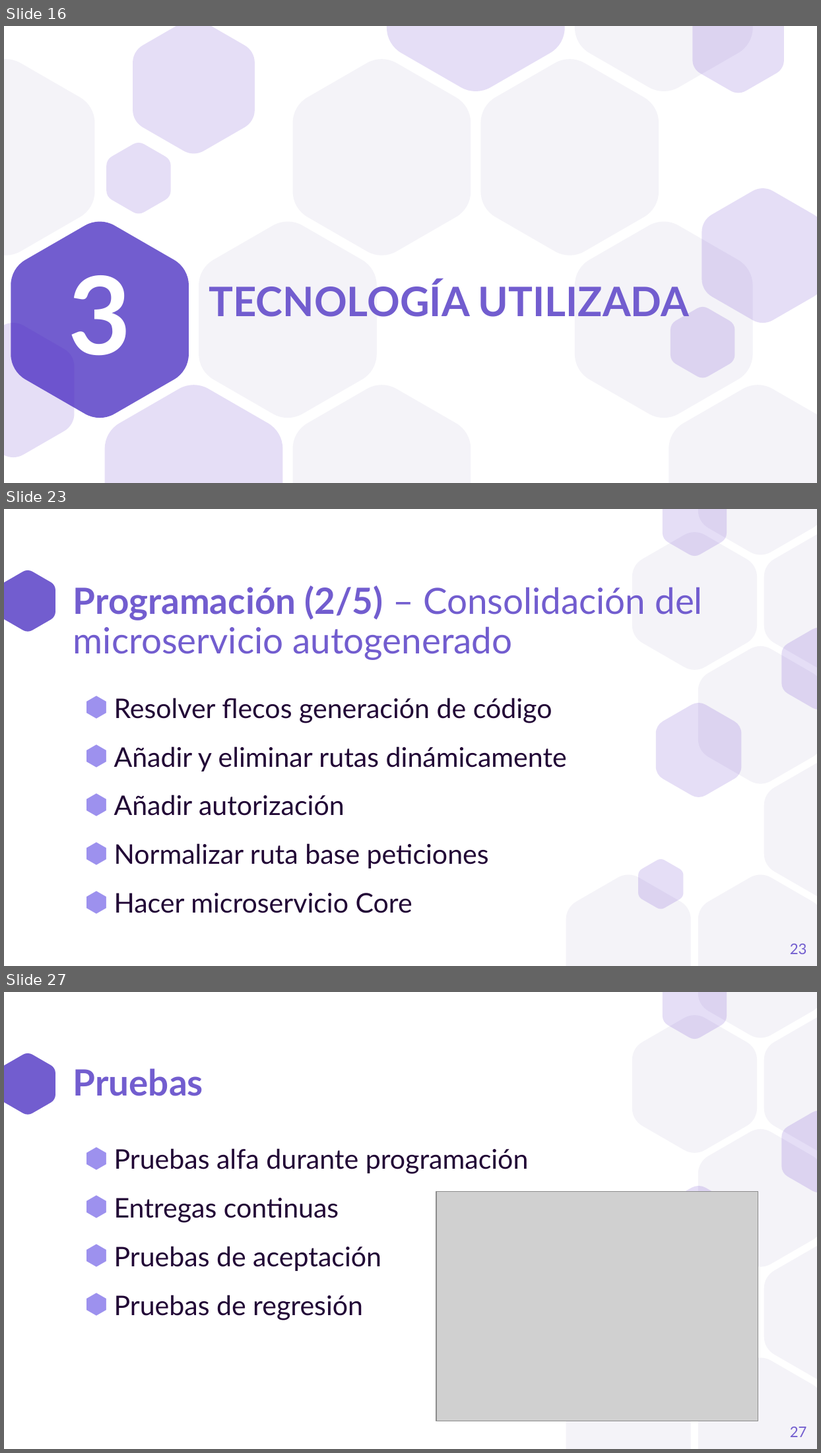
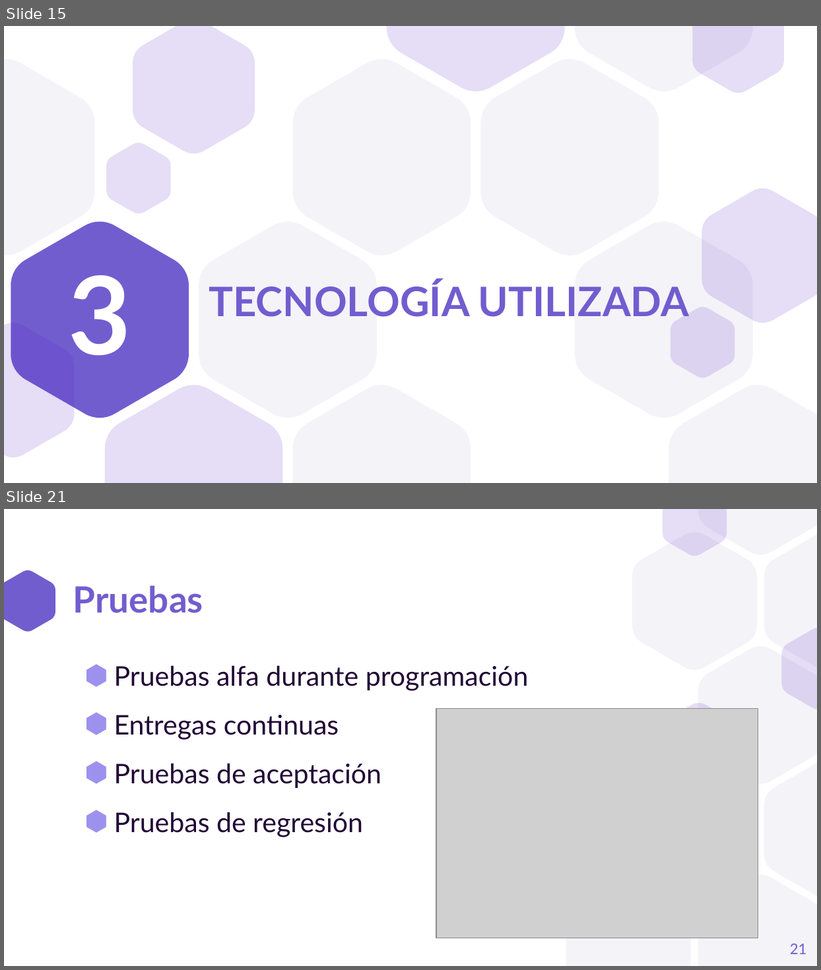
Before and after one commit to a1ex9788/TFG, a slide deck: TFG_AlejandroCarrion.pptx. Shown one above the other, each under a label of ours: slides 16, 23 and 27 before the commit, slides 15 and 21 after it; the slides between them are not shown. The pictures are 821x1453 and 821x970 pixels, drawn with LibreOffice and Linux fonts; fonts in the diff are those of the drawing; grey boxes stand for pictures. Boxes give left, top, right and bottom in pixels: in the first picture for what was removed or moved away, otherwise in the second. Text is boxed around its words. In the diff, an @@ line names an element or a change of style, - is before the commit and + after.

```diff
--- a/TFG_AlejandroCarrion.pptx
+++ b/TFG_AlejandroCarrion.pptx
@@ slide 23 removed at bbox=[4, 509, 817, 966], background #FFFFFF; not listed: 11 template elements that a slide beside it also shows @@
@@ title removed at bbox=[73, 586, 703, 660] @@
-Programación (2/5) – Consolidación del microservicio autogenerado
@@ text removed at bbox=[114, 698, 567, 914] @@
-⬢ Resolver flecos generación de código
-⬢ Añadir y eliminar rutas dinámicamente
-⬢ Añadir autorización
-⬢ Normalizar ruta base peticiones
-⬢ Hacer microservicio Core
@@ freeform shape removed at bbox=[638, 859, 683, 909] @@
@@ page number removed at bbox=[790, 944, 807, 955] @@
-23
@@ what was slide 16 is now slide 15 @@
@@ what was slide 27 is now slide 21 @@
@@ page number at bbox=[790, 944, 807, 955]: text changed @@
-27
+21
```
Also in this commit, not shown: 11 slides changed, 6 other slides removed.
